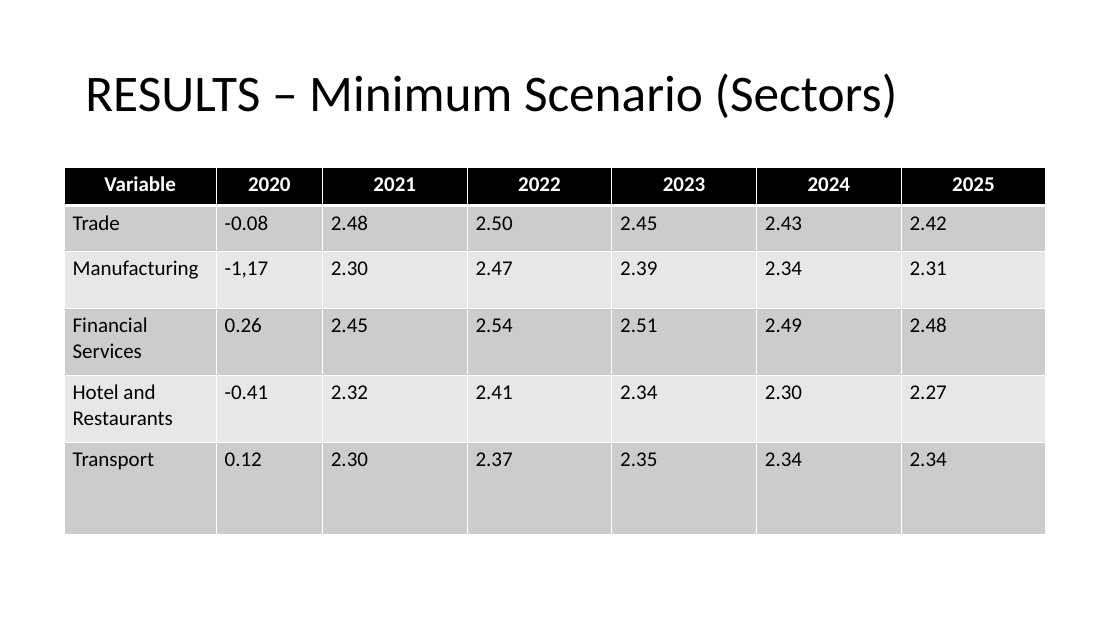
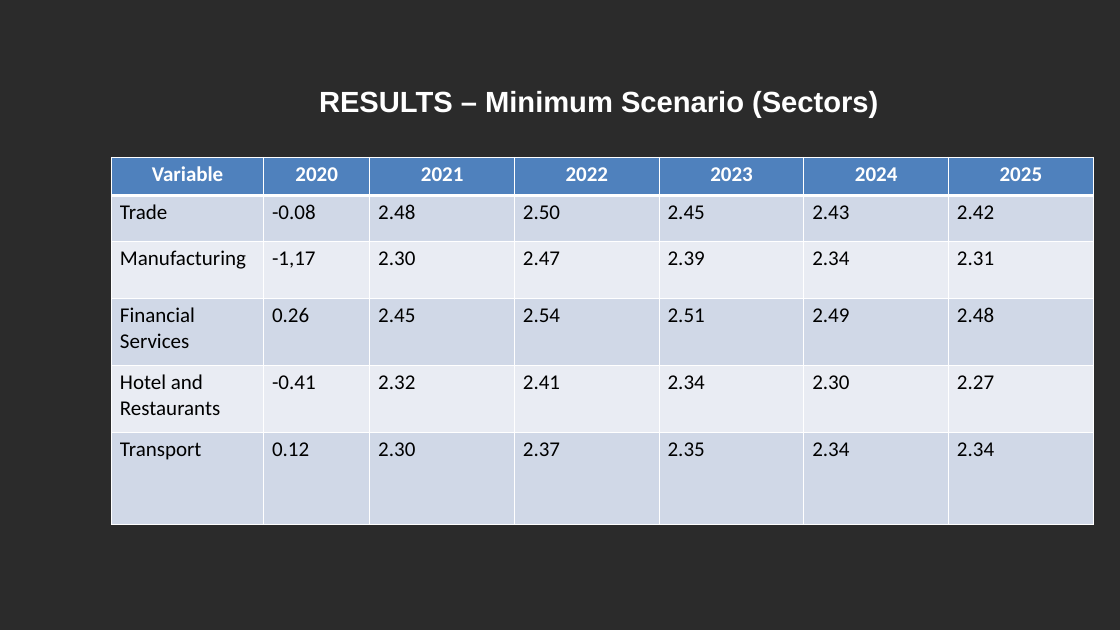
Before and after one commit to xolaniss/COVID_19, a slide deck: slide 8 of COVID-19 Economic Impact.pptx. Drawn at 1120x630 pixels with LibreOffice and Linux fonts; fonts in the diff are those of the drawing; background and template pictures are left out; a plain dark background stands for a picture behind light text. Boxes give left, top, right and bottom in pixels: in the first picture for what was removed or moved away, otherwise in the second. Text is boxed around its words. In the diff, an @@ line names an element or a change of style, - is before the commit and + after.

```diff
--- a/COVID-19 Economic Impact.pptx
+++ b/COVID-19 Economic Impact.pptx
@@ background #FFFFFF to picture (left out) @@
@@ text "RESULTS – Minimum Scenario (Sectors)": place and size @@
-text "RESULTS – Minimum Scenario (Sectors)" at [85,73,898,118]
+text "RESULTS – Minimum Scenario (Sectors)" at [319,91,878,118]
@@ text "RESULTS – Minimum Scenario (Sectors)" at [319,91,878,118]: size 44 to 25 pt, font Calibri to Arial, text colour #000000 to #FFFFFF, bold on; line spacing 0.9 to 1 @@
@@ table at [112,157,1092,524] @@
@@ fill #000000 to #4F81BD in row 1 @@
@@ fill #CCCCCC to #D0D8E8 in 21 cells @@
@@ fill #E7E7E7 to #E9EDF4 in 14 cells @@
@@ table: place and size @@
-table at [64,168,1044,535]
+table at [112,157,1092,524]
```
Also in this commit, not shown: 12 other slides changed, 1 slide removed, 1 other file.
